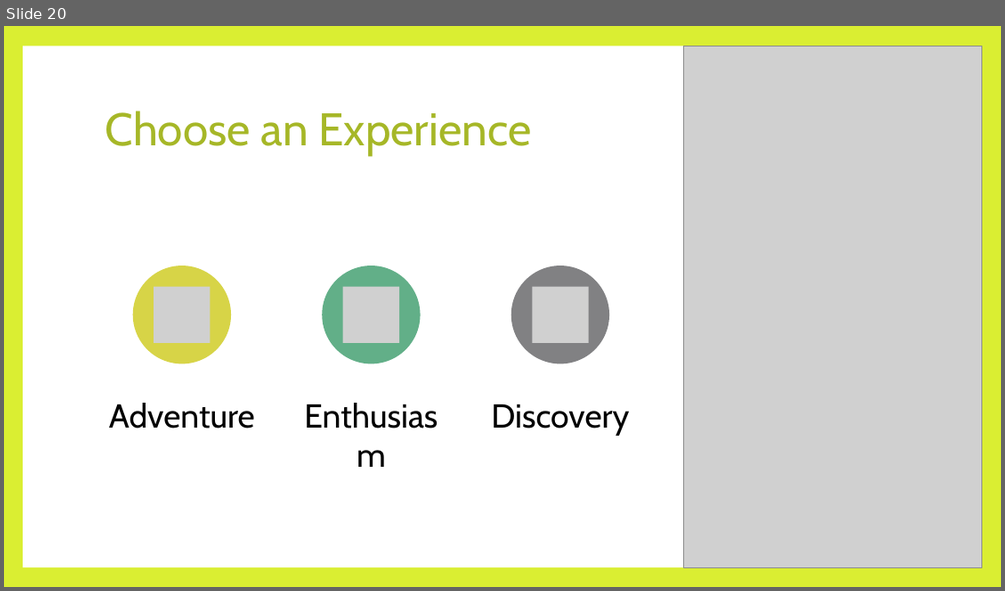
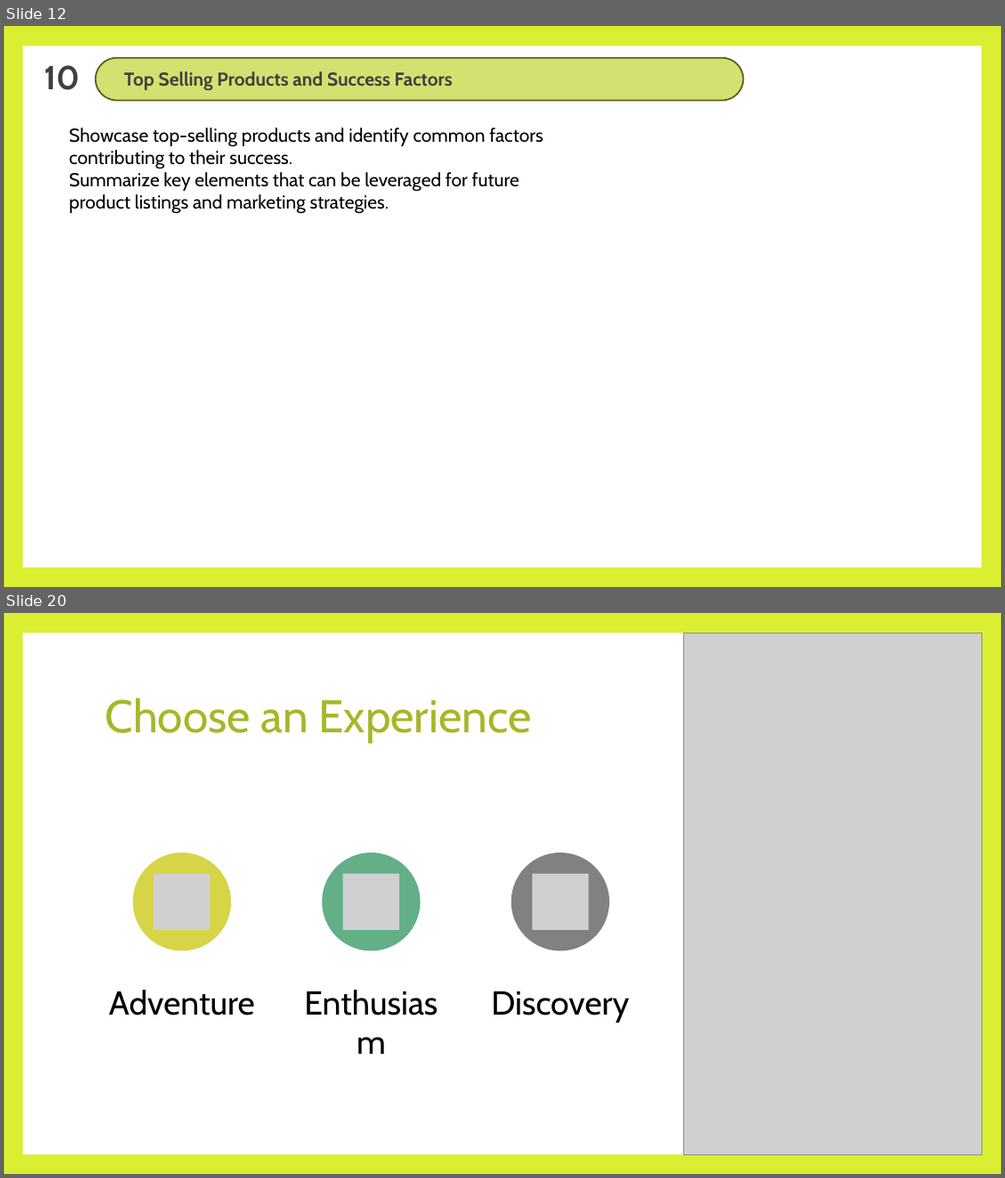
Before and after one commit to SpringNuance/Business-Intelligence, a slide deck: Power BI Assignment/Business Intelligence_Power BI Assignment Report.pptx. Shown one above the other, each under a label of ours: slide 20 before the commit, slides 12 and 20 after it; the slides between them are not shown. The pictures are 1005x591 and 1005x1178 pixels, drawn with LibreOffice and Linux fonts; fonts in the diff are those of the drawing; grey boxes stand for pictures. Boxes give left, top, right and bottom in pixels: in the first picture for what was removed or moved away, otherwise in the second. Text is boxed around its words. In the diff, an @@ line names an element or a change of style, - is before the commit and + after.

```diff
--- a/Power BI Assignment/Business Intelligence_Power BI Assignment Report.pptx
+++ b/Power BI Assignment/Business Intelligence_Power BI Assignment Report.pptx
@@ slide 12 added at box(4, 26, 1001, 587), background #DAEE32; not listed: 1 template element that a slide beside it also shows @@
@@ text added at box(44, 65, 80, 90), 32 pt, text #404040, bold @@
+10
@@ rounded rectangle added at box(96, 58, 743, 101), fill #D3E171, outline #5E5D1F 1.5 pt, 18 pt, text #404040, bold @@
+Top Selling Products and Success Factors
@@ text added at box(69, 127, 542, 214), 18 pt, text #000000 @@
+Showcase top-selling products and identify common factors contributing to their success.
+Summarize key elements that can be leveraged for future product listings and marketing strategies.
```
Also in this commit, not shown: 6 slides changed, 11 other slides added, 12 slides removed, 7 other files.
